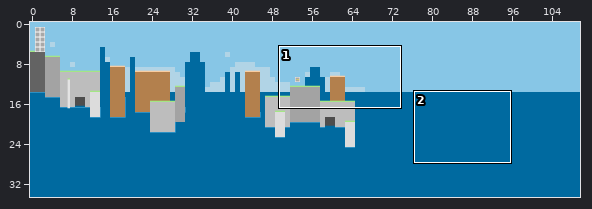
Two states of a Tiled map, Assets/Tilemaps/map.tmx. Above, an overview of the earlier version with the close-up marked.
Close-up. The starting point:
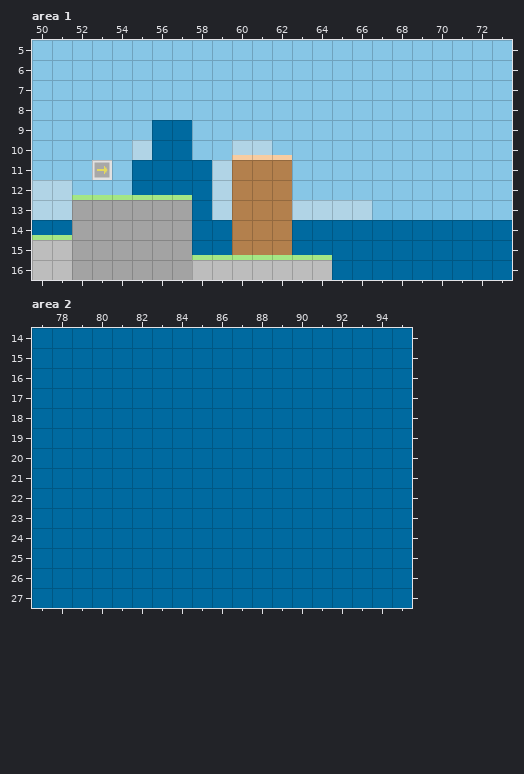
Cells are 32x32 px. Shown: area 1 x 50..73, y 5..16; area 2 x 77..95, y 14..27. The commit also changed other parts of the map, which this record leaves out.
Now the later version:
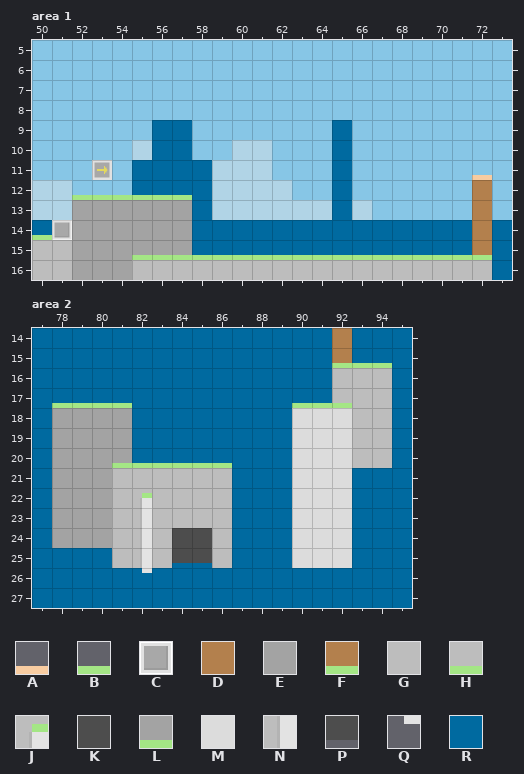
Key: from "tilez_0000_Layer-5": A 21, B 30, C 31, D 34, E 47, F 49, G 65, H 73, J 79, K 80, L 82, M 88, N 94, P 95, Q 109; from "waterair": R 121.
_ is an empty cell.
Change:
Layer "parallax", area 1:
y 9..13: x 65 _ -> R
y 15: x 65 _ -> R
Layer "Tile Layer 1", area 1:
y 10: x 60..62 AAA -> ___
y 11: x 60..62 DDD -> ___; x 72 _ -> A
y 12..14: x 60..62 DDD -> ___; x 72 _ -> D
y 15: x 55..57 EEE -> LLL; x 60..62 FFF -> BBB; x 65..72 ________ -> BBBBBBBF
y 16: x 55..57 EEE -> GGG; x 65..72 ________ -> GGGGGGGG
Layer "HardcoreCollision", area 1:
y 14: x 51 _ -> C
Layer "Tile Layer 1", area 2:
y 14: x 92 _ -> D
y 15: x 92..94 ___ -> FBB
y 16: x 92..94 ___ -> GGG
y 17: x 78..81 ____ -> BBBB; x 90..94 _____ -> BBHGG
y 18..19: x 78..81 ____ -> EEEE; x 90..94 _____ -> MMMGG
y 20: x 78..86 _________ -> EEELBBBBB; x 90..94 _____ -> MMMGG
y 21: x 78..86 _________ -> EEEGGGGGG; x 90..92 ___ -> MMM
y 22: x 78..86 _________ -> EEEGJGGGG; x 90..92 ___ -> MMM
y 23: x 78..86 _________ -> EEEGNGGGG; x 90..92 ___ -> MMM
y 24: x 78..86 _________ -> EEEGNGKKG; x 90..92 ___ -> MMM
y 25: x 81..86 ______ -> GNGPPG; x 90..92 ___ -> MMM
y 26: x 82 _ -> Q
Where, in picture pixels (left, top, right, bottom), the same in both close-ups:
added: (332, 120, 492, 280)
changed: (232, 155, 292, 255)
added: (52, 220, 72, 240)
changed: (132, 255, 192, 280)
added: (292, 328, 392, 568)
added: (52, 403, 232, 573)
